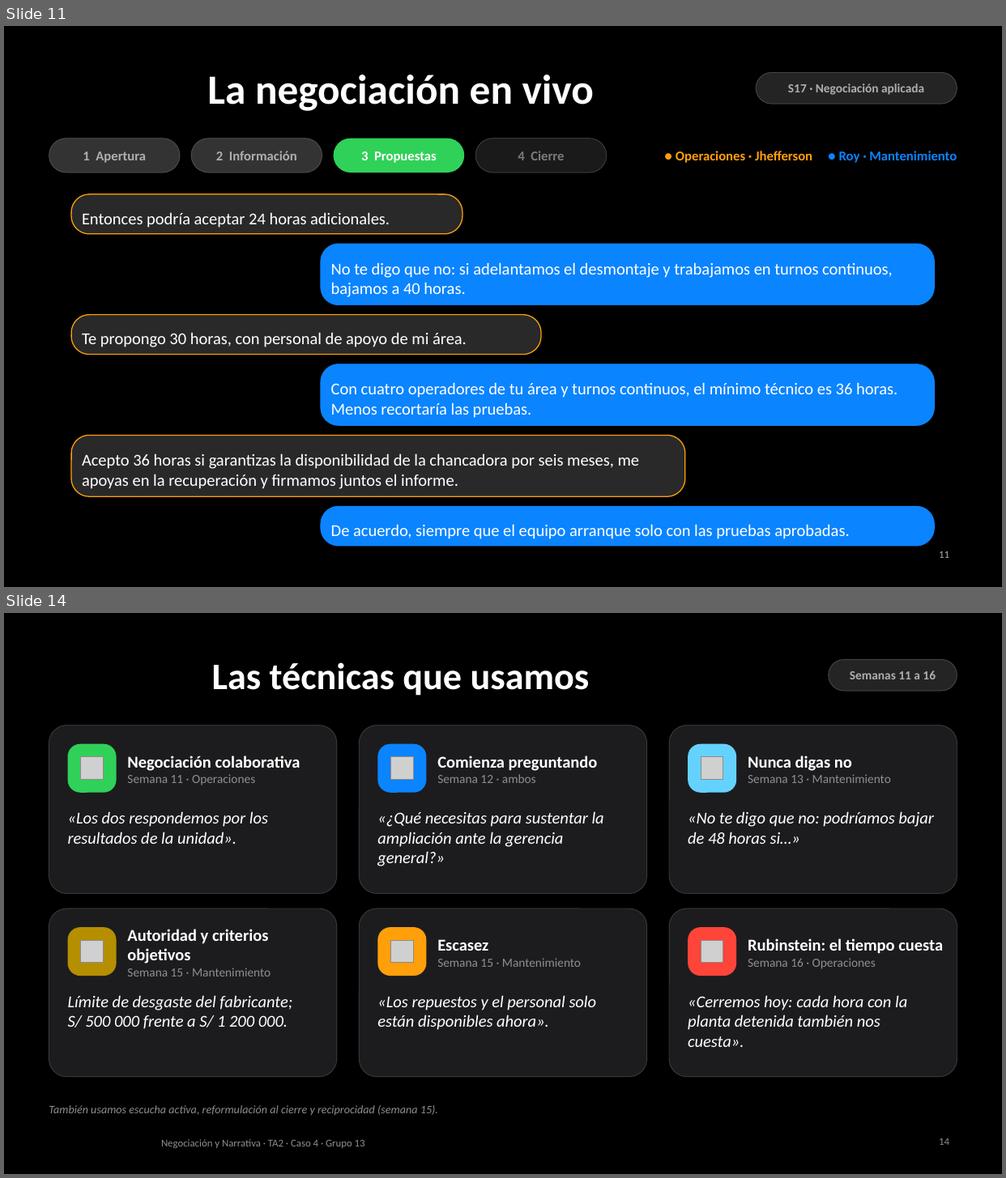
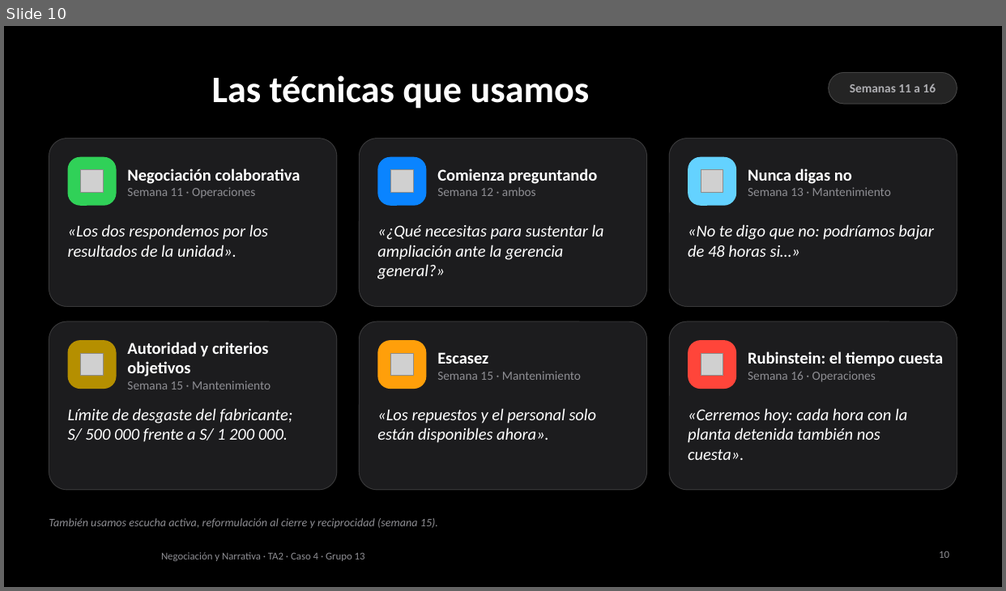
Before and after one commit to AnnthoQ/nnta2, a slide deck: respaldo/TA2_Caso4_respaldo.pptx. Shown one above the other, each under a label of ours: slides 11 and 14 before the commit, slide 10 after it; the slides between them are not shown. The pictures are 1006x1178 and 1006x591 pixels, drawn with LibreOffice and Linux fonts; fonts in the diff are those of the drawing; grey boxes stand for pictures; background and template pictures are left out. Boxes give left, top, right and bottom in pixels: in the first picture for what was removed or moved away, otherwise in the second. Text is boxed around its words. In the diff, an @@ line names an element or a change of style, - is before the commit and + after.

```diff
--- a/respaldo/TA2_Caso4_respaldo.pptx
+++ b/respaldo/TA2_Caso4_respaldo.pptx
@@ slide 11 removed at [4,26,1002,587], background #000000 @@
@@ rounded rectangle removed at [756,72,957,104] @@
@@ title removed at [207,75,594,111] @@
-La negociación en vivo
@@ text removed at [788,84,924,95] @@
-S17 · Negociación aplicada
@@ rounded rectangle removed at [49,139,180,173] @@
@@ rounded rectangle removed at [191,139,322,173] @@
@@ rounded rectangle removed at [334,139,464,173] @@
@@ rounded rectangle removed at [475,139,607,173] @@
@@ text removed at [83,152,146,163] @@
-1 Apertura
@@ text removed at [216,151,297,160] @@
-2 Información
@@ text removed at [361,152,437,163] @@
-3 Propuestas
@@ text removed at [518,151,564,160] @@
-4 Cierre
@@ text removed at [675,151,957,163] @@
-● Operaciones · Jhefferson ● Roy · Mantenimiento
@@ rounded rectangle removed at [71,194,462,234] @@
-Entonces podría aceptar 24 horas adicionales.
@@ rounded rectangle removed at [321,244,935,305] @@
-No te digo que no: si adelantamos el desmontaje y trabajamos en turnos continuos, bajamos a 40 horas.
@@ rounded rectangle removed at [71,315,542,355] @@
-Te propongo 30 horas, con personal de apoyo de mi área.
@@ rounded rectangle removed at [321,365,935,426] @@
-Con cuatro operadores de tu área y turnos continuos, el mínimo técnico es 36 horas. Menos recortaría las pruebas.
@@ rounded rectangle removed at [71,436,685,497] @@
-Acepto 36 horas si garantizas la disponibilidad de la chancadora por seis meses, me apoyas en la recuperación y firmamos juntos el informe.
@@ rounded rectangle removed at [321,506,935,546] @@
-De acuerdo, siempre que el equipo arranque solo con las pruebas aprobadas.
@@ page number removed at [939,552,949,558] @@
-11
@@ what was slide 14 is now slide 10 @@
@@ page number at [939,552,949,558]: text changed @@
-14
+10
```
Also in this commit, not shown: 2 slides changed, 3 other slides removed, 6 other files.
